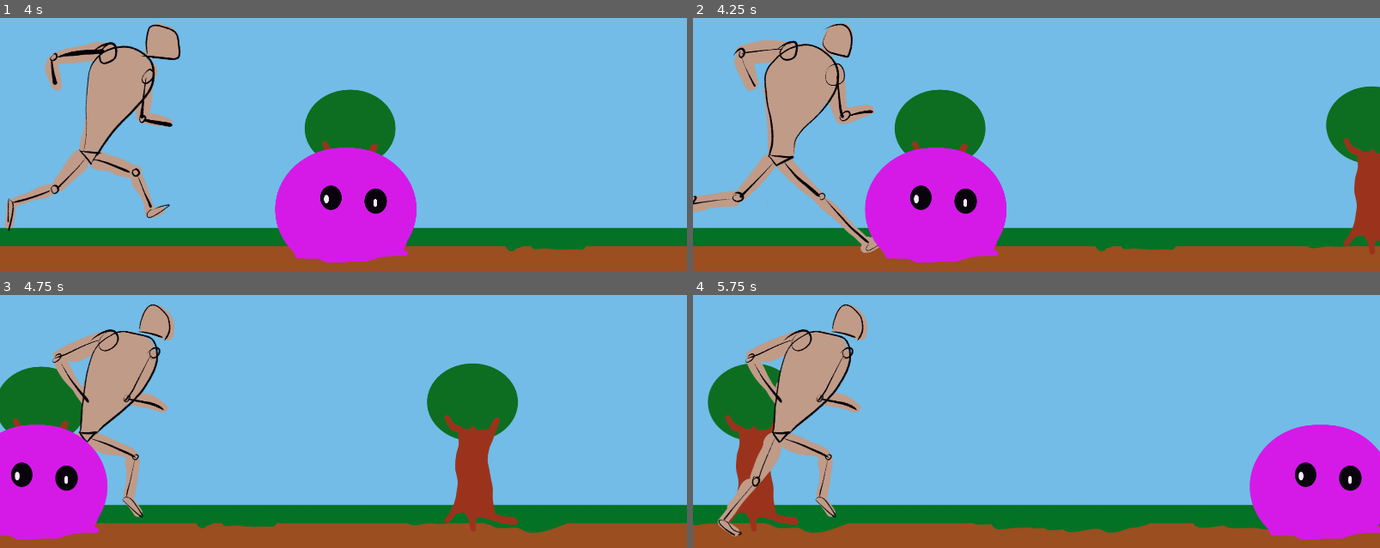
Above: before the commit, frames 1-4 (two rows, left to right).
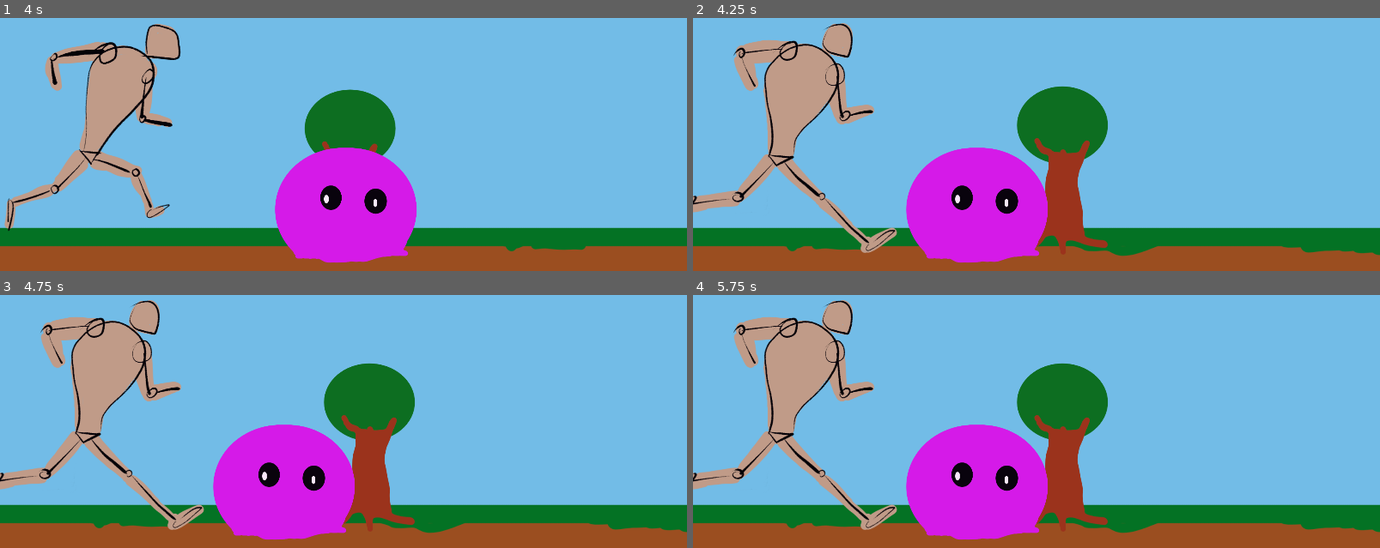
Above: after the commit, the same moments.

Repository: S-Blanco/GMTK_gamejam2023
Game: Godot game, scene res://Src/TestEnemyMovement.tscn
Same seed, same stepped clock (60 frames per second), same inputs: the game is played once before the commit and once after it. The project has no main scene, so this scene is started directly.
Inputs:
- Up to frame 1 (4 s): no input
- Up to frame 2 (4.25 s): no input
- Up to frame 3 (4.75 s): no input
- Up to frame 4 (5.75 s): no input

Frame 1 is identical in both runs. In frame 2, 17% of the frame differs, in the area x 13-100%, y 26-97%; in frame 3, 32%, in the area x 0-100%, y 2-97%; in frame 4, 30%.

Commit message:
Stop movement

Diff:
--- a/Game/Src/Characters/Enemy.gd
+++ b/Game/Src/Characters/Enemy.gd
@@ -12,7 +12,6 @@
 # Called when the node enters the scene tree for the first time.
 func _ready():
 	pass # Replace with function body.
-
 
 # Called every frame. 'delta' is the elapsed time since the previous frame.
 func _process(delta):
@@ -30,6 +29,5 @@
 #	update_glory(self.glory_malus)
 	pass
 
-
 func _on_Visibility_screen_exited():
 	queue_free() # Replace with function body.
--- a/Game/Src/TestEnemyMovement.gd
+++ b/Game/Src/TestEnemyMovement.gd
@@ -6,27 +6,40 @@
 # var b = "text"
 #onready var Enemy = $Enemy
 onready var Bckgnd = $Background/TextureRect
-onready var stopScroll = 500
+onready var charPlayer = $Character/AnimationPlayer
+onready var charSprite = $Character/Sprite
+onready var stopScroll = 800
 onready var scrollDist = 0
+onready var isSlowing = false
+
 export(PackedScene) var Enemy_scn = preload("res://Src/Characters/Enemy.tscn")
+export(int) var startSlow = 1200
 export(int) var spawn_position = 2800
 export(int) var spawn_y = 820
+export(float) var slowTime = 1.5
 
 var base_scroll_speed
 var base_pixel_speed
 var curr_pixel_speed
+var curr_scroll_speed
+var init_child_num
 
 # Called when the node enters the scene tree for the first time.
 func _ready():
 	base_scroll_speed = Bckgnd.scroll_speed
 	base_pixel_speed = base_scroll_speed*Bckgnd.texture.get_size().x
 	curr_pixel_speed = base_pixel_speed
+	curr_scroll_speed = base_scroll_speed
+	init_child_num = len(self.get_children())
 	pass # Replace with function body.
 
 
 # Called every frame. 'delta' is the elapsed time since the previous frame.
 func _process(delta):
 	var New_enemy
+	var children
+	var closest_enemy
+	var NMX
 	scrollDist += delta*base_pixel_speed
 #	print(scrollDist,' ',fmod(scrollDist,spawn_position),' ',delta*curr_pixel_speed,' ',spawn_position-delta*curr_pixel_speed)
 	if (spawn_position-delta*curr_pixel_speed<fmod(scrollDist,spawn_position)) || (fmod(scrollDist,spawn_position)<delta*curr_pixel_speed):
@@ -35,5 +48,38 @@
 		New_enemy.set_global_position(Vector2(spawn_position,spawn_y))
 		New_enemy.pixel_speed=curr_pixel_speed
 		add_child(New_enemy)
-	for _i in self.get_children():
-		print(_i)
+	children = self.get_children()
+	if len(children)>init_child_num:
+		closest_enemy = children[init_child_num]
+		NMX = closest_enemy.get_global_position().x
+		if (NMX<stopScroll+delta*curr_pixel_speed) && (NMX>stopScroll-delta*curr_pixel_speed):
+			woah_there(children,Bckgnd)
+
+#func slow_down(closest_enemy,startX,endX,slowTime):
+#	var tween = get_node("Tween")
+#	curr_pixel_speed = 0.0
+#	tween.interpolate_property(closest_enemy, "position:x",
+#		   startX,endX,slowTime,
+#		   Tween.TRANS_CUBIC, Tween.EASE_IN)
+#	tween.interpolate_property(Bckgnd, "material:shader_param/scroll_speed",
+#		   base_pixel_speed,0.0,slowTime,
+#		   Tween.TRANS_CUBIC, Tween.EASE_IN)
+#	tween.start()
+#	isSlowing = true
+#	pass
+#
+#func speed_up():
+#	isSlowing = false
+#	var tween = get_node("Tween")
+#	curr_pixel_speed = base_pixel_speed
+##	tween.interpolate_property(closest_enemy, "position:x",
+##	       startX,endX,slowTime,
+##		   Tween.TRANS_CUBIC, Tween.EASE_IN)
+##	tween.start()
+
+func woah_there(children,bckgnd):
+	bckgnd.set_scroll_speed(0.0)
+	for i in range(init_child_num,len(children)):
+		children[i].pixel_speed = 0.0
+	charPlayer.stop()
+	pass
--- a/Game/Src/TestEnemyMovement.tscn
+++ b/Game/Src/TestEnemyMovement.tscn
@@ -13,3 +13,5 @@
 
 [node name="Character" parent="." instance=ExtResource( 4 )]
 position = Vector2( 242, 605 )
+
+[node name="Tween" type="Tween" parent="."]
